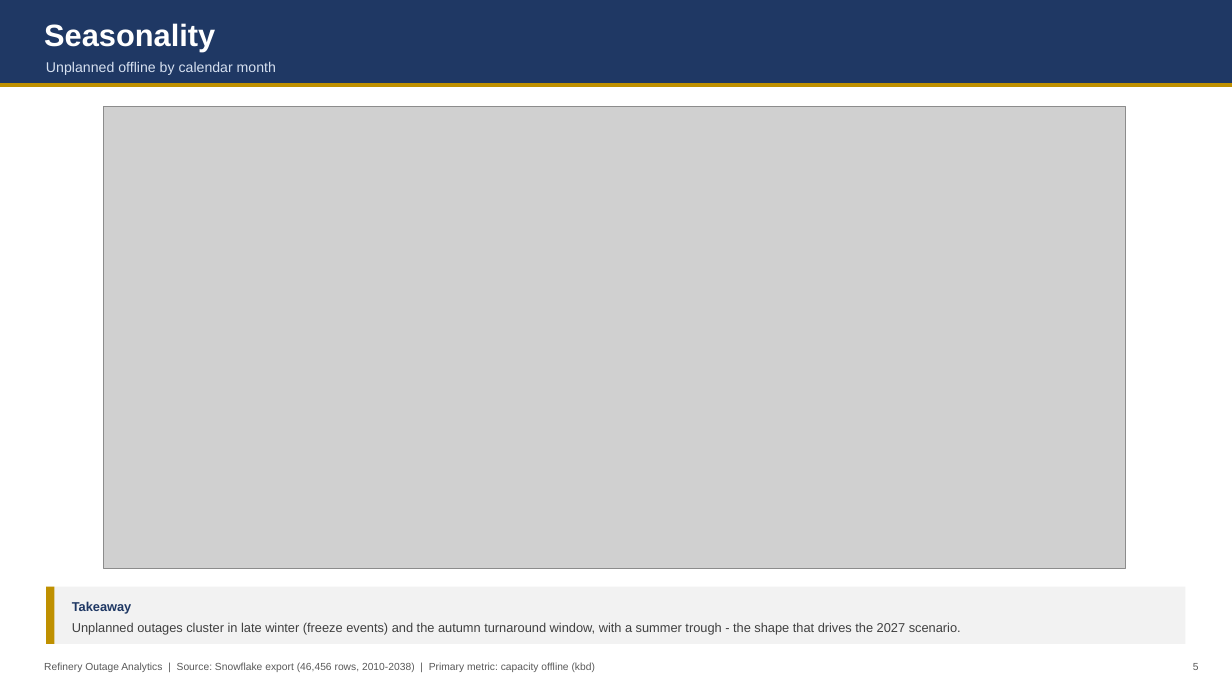
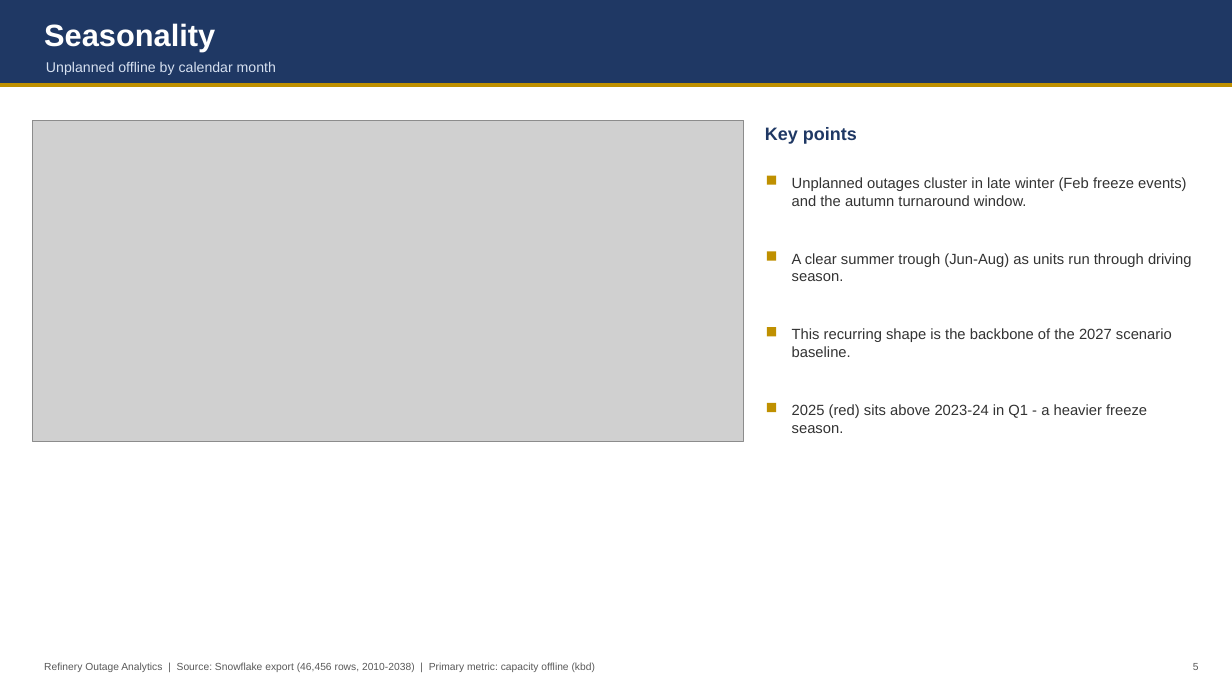
Before and after one commit to HoldenCole/Outages-script, a slide deck: slide 5 of output/outage_deck.pptx. Drawn at 1232x693 pixels with LibreOffice and Linux fonts; fonts in the diff are those of the drawing; grey boxes stand for pictures. Boxes give left, top, right and bottom in pixels: in the first picture for what was removed or moved away, otherwise in the second. Text is boxed around its words. In the diff, an @@ line names an element or a change of style, - is before the commit and + after.

```diff
--- a/output/outage_deck.pptx
+++ b/output/outage_deck.pptx
@@ picture resized from (x1=104, y1=106, x2=1127, y2=568) to (x1=32, y1=120, x2=744, y2=442) @@
@@ text added at (x1=765, y1=127, x2=857, y2=144), 14 pt, text #1F3864, bold @@
+Key points
@@ rectangle added at (x1=767, y1=176, x2=776, y2=185), fill #BF9000 @@
@@ text "Unplanned outages cluster in late ..." at (x1=792, y1=177, x2=1186, y2=206): vertical alignment middle to top @@
@@ text at (x1=792, y1=177, x2=1186, y2=206): text changed; size 10 to 11.5 pt; text colour #404040 to #333333 @@
-Takeaway
-Unplanned outages cluster in late winter (freeze events) and the autumn turnaround window, with a summer trough - the shape that drives the 2027 scenario.
+Unplanned outages cluster in late winter (Feb freeze events) and the autumn turnaround window.
@@ rectangle added at (x1=767, y1=251, x2=776, y2=261), fill #BF9000 @@
@@ text added at (x1=792, y1=253, x2=1192, y2=281), 11.5 pt, text #333333 @@
+A clear summer trough (Jun-Aug) as units run through driving season.
@@ rectangle added at (x1=767, y1=327, x2=776, y2=336), fill #BF9000 @@
@@ text added at (x1=792, y1=328, x2=1172, y2=357), 11.5 pt, text #333333 @@
+This recurring shape is the backbone of the 2027 scenario baseline.
@@ rectangle added at (x1=767, y1=403, x2=776, y2=412), fill #BF9000 @@
@@ text added at (x1=792, y1=404, x2=1147, y2=433), 11.5 pt, text #333333 @@
+2025 (red) sits above 2023-24 in Q1 - a heavier freeze season.
@@ rectangle removed at (x1=46, y1=587, x2=1186, y2=644) @@
@@ rectangle removed at (x1=46, y1=587, x2=55, y2=644) @@
```
Also in this commit, not shown: 8 other slides changed, 2 slides added, 8 other files.
